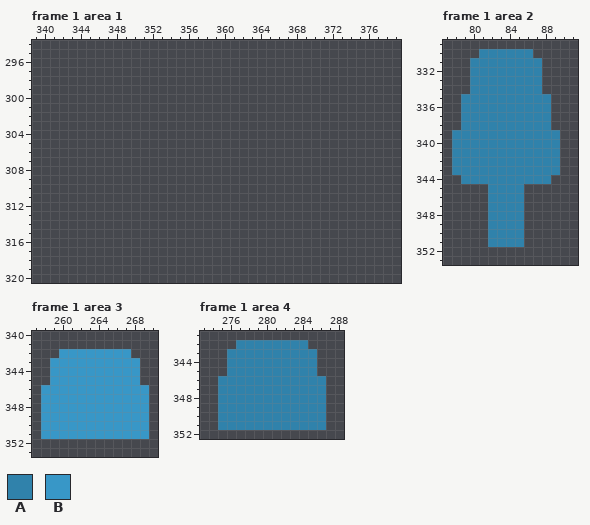
Pixel-art file: Resources/SpriteSheet.aseprite. Above is the file before it was changed.
432x384 pixels, 13 frames. Colours within 5 levels of each other are drawn and written as one. Shown: frame 1 area 1: x 339..379, y 294..320; frame 1 area 2: x 77..91, y 329..353; frame 1 area 3: x 257..270, y 340..353; frame 1 area 4: x 273..288, y 341..352. The old version is drawn lined up with the new one, on the new canvas. The commit also changed other frames or places, which this record leaves out.
Palette (. is transparent): A #3082ab  B #3897c7
The result:
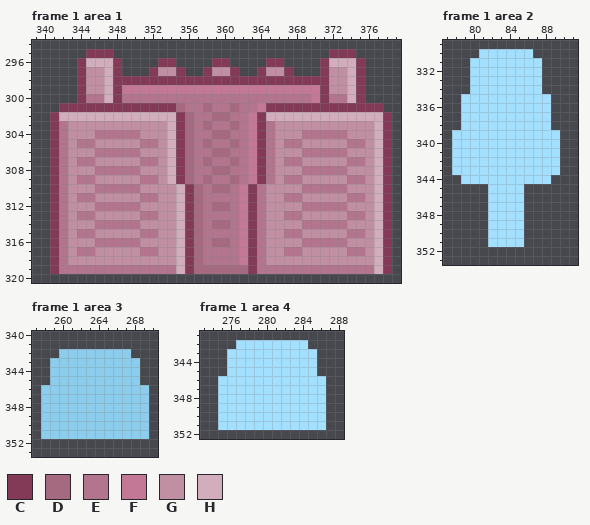
Colours new in this view: C #823a56  D #a56980  E #b3758d  F #c37996  G #c18fa2  H #d2adbb
The edit:
canvas 432x384 -> 780x384
colour A: #3082ab -> #a3e0ff
colour B: #3897c7 -> #8ccdee
Changed rows in their new state; - is a pixel that keeps its letter.
Frame 1 area 1:
first column x 341:
295 ----CCC------------------------CCC----
296 ---CHHHC----CC----CC----CC----CHHHC---
297 ---CGGHC---CGGC--CGGC--CGGC---CGGHC---
298 ---CGGHCCCCCCCCCCCCCCCCCCCCCCCCGGHC---
299 ---CGGHCFFFFFFFFFFFFFFFFFFFFFFCGGHC---
300 ---CEEHCEEEEEEEEEEEEEEEEEEEEEFCEEHC---
301 -CCCCCCCCCCCCCDEEDEEDEEFCCCCCCCCCCCCC-
302 CHHHHHHHHHHHHHCDEEDDEEFCHHHHHHHHHHHHHC
303 CEGGGGGGGGGGGHCDEDEEDEFCEGGGGGGGGGGGHC
304 CEGGGEEEEEGGGHCDEEDDEEFCEGGGEEEEEGGGHC
305 CEGEEGGGGGEEGHCDEDEEDEFCEGEEGGGGGEEGHC
306 CEGGGEEEEEGGGHCDEEDDEEFCEGGGEEEEEGGGHC
307 CEGEEGGGGGEEGHCDEDEEDEFCEGEEGGGGGEEGHC
308 CEGGGEEEEEGGGHCDEEDDEEFCEGGGEEEEEGGGHC
309 CEGEEGGGGGEEGHCDEDEEDEFCEGEEGGGGGEEGHC
310 CEGGGEEEEEGGGGHCDEDDEFCEGGGGEEEEEGGGHC
311 CEGEEGGGGGEEGGHCDEEEEFCEGGEEGGGGGEEGHC
312 CEGGGEEEEEGGGGHCDEDDEFCEGGGGEEEEEGGGHC
313 CEGEEGGGGGEEGGHCDEEEEFCEGGEEGGGGGEEGHC
314 CEGGGEEEEEGGGGHCDEDDEFCEGGGGEEEEEGGGHC
315 CEGEEGGGGGEEGGHCDEEEEFCEGGEEGGGGGEEGHC
316 CEGGGEEEEEGGGGHCDEDDEFCEGGGGEEEEEGGGHC
317 CEGEEGGGGGEEGGHCDEEEEFCEGGEEGGGGGEEGHC
318 CEGGGGGGGGGGGGHCDEEEEFCEGGGGGGGGGGGGHC
319 CEEEEEEEEEEEEEHCDDDDDDCEEEEEEEEEEEEEHC
Where, in picture pixels (left, top, right, bottom), the same in both pictures:
added: (50, 49, 392, 274)
changed: (452, 49, 560, 247)
changed: (41, 349, 149, 439)
changed: (218, 340, 326, 430)
